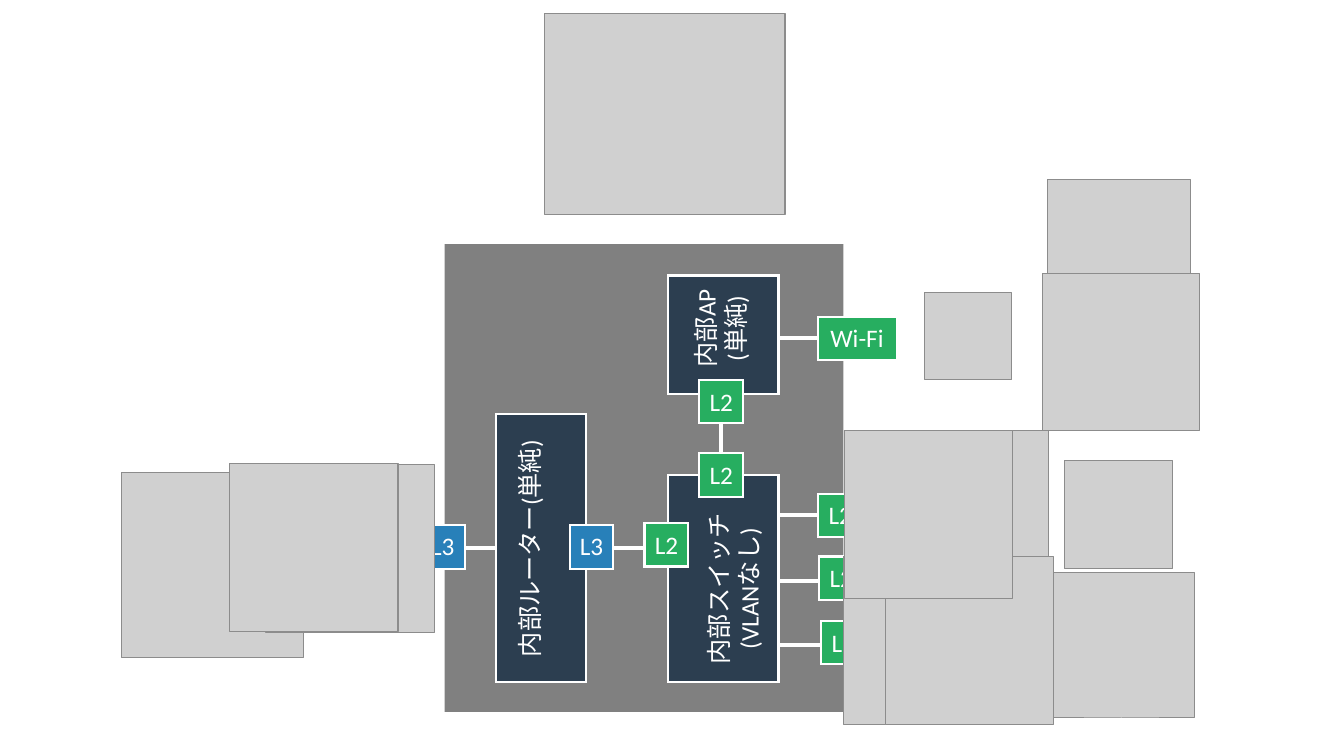
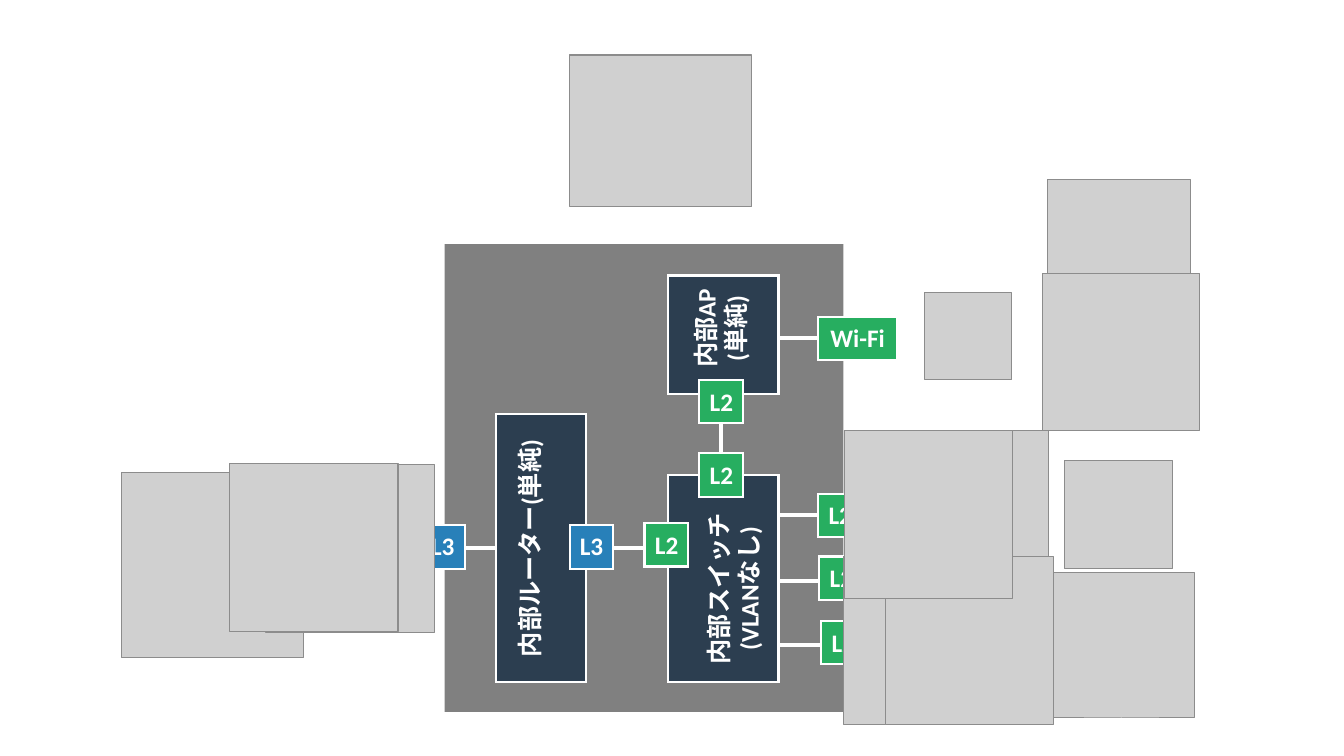
Before and after one commit to yuichi110/www.yuichi.com-network, a slide deck: slide 9 of slides/0010.pptx. Drawn at 1344x756 pixels with LibreOffice and Linux fonts; fonts in the diff are those of the drawing; grey boxes stand for pictures. Boxes give left, top, right and bottom in pixels: in the first picture for what was removed or moved away, otherwise in the second. Text is boxed around its words. In the diff, an @@ line names an element or a change of style, - is before the commit and + after.

```diff
--- a/slides/0010.pptx
+++ b/slides/0010.pptx
@@ picture: place and size @@
-picture at box(544, 13, 785, 214)
+picture at box(570, 55, 751, 208)
@@ bold on in 5 elements at box(511, 461, 547, 650), box(431, 535, 454, 562), box(699, 528, 766, 659), box(686, 296, 753, 365), box(830, 329, 884, 347) @@
```
Also in this commit, not shown: 4 other slides changed, 29 other files.
